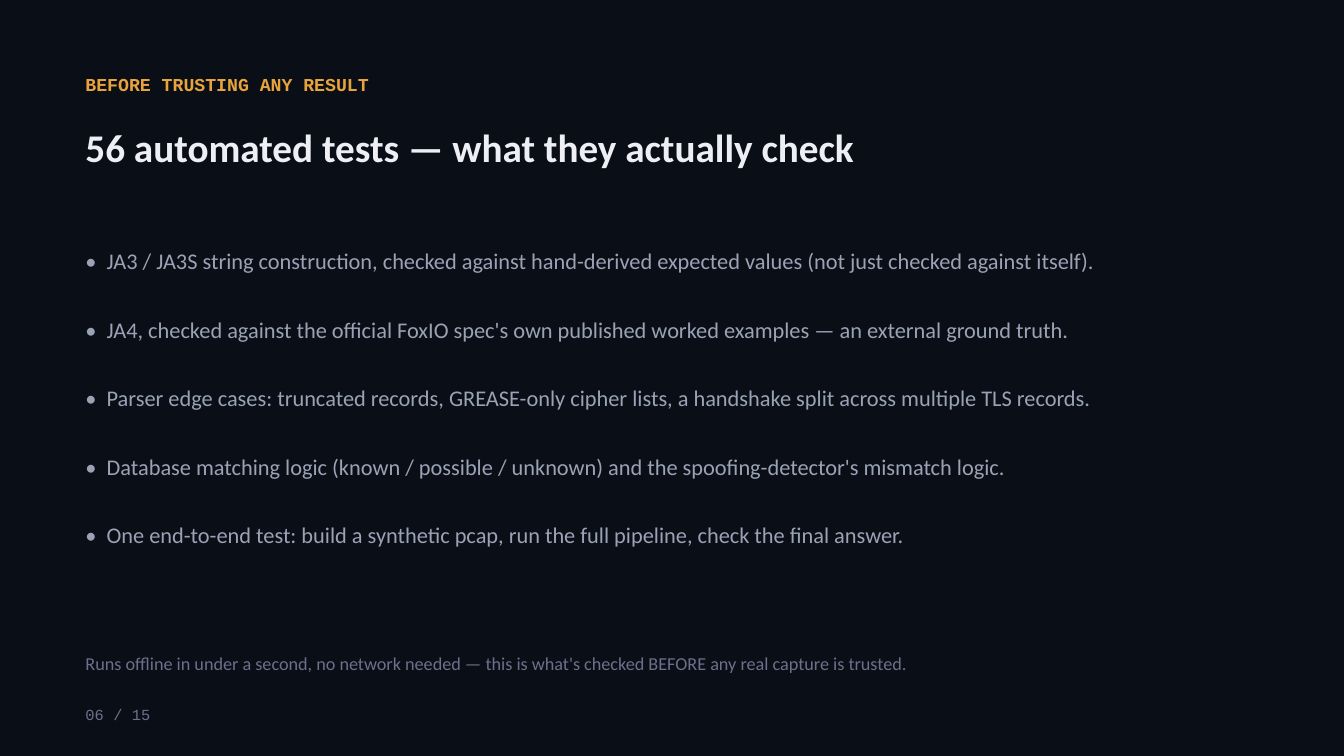
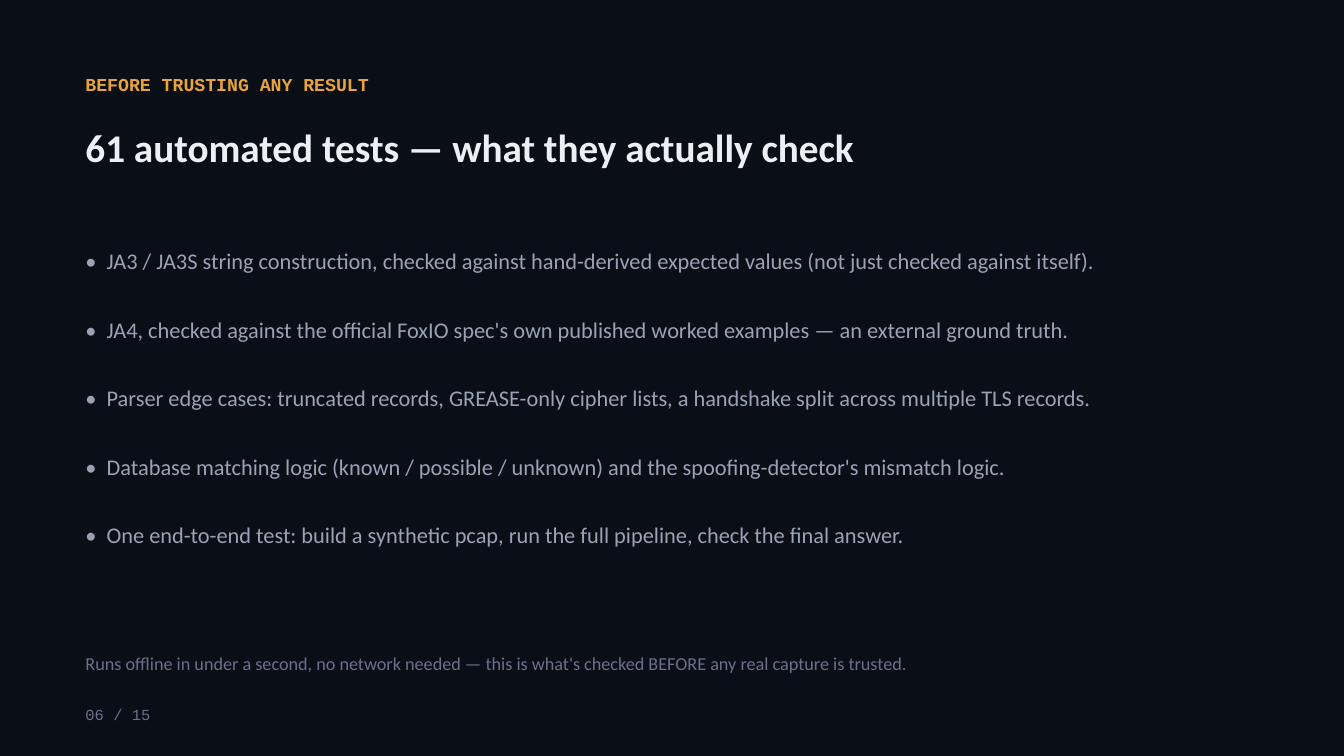
Before and after one commit to YashG1836/TLS_fingerprint_CN, a slide deck: slide 6 of TLS_Fingerprinting_Presentation.pptx. Drawn at 1344x756 pixels with LibreOffice and Linux fonts; fonts in the diff are those of the drawing. Boxes give left, top, right and bottom in pixels: in the first picture for what was removed or moved away, otherwise in the second. Text is boxed around its words. In the diff, an @@ line names an element or a change of style, - is before the commit and + after.

Commit message:
fix: correct stale test count in docs, deck and explanations
pytest collects 59 tests on main, but docs/IMPLEMENTATION.md,
experiments/build_presentation.py (slide 6 of the deck) and
Implementation/EXPLANATIONS.txt still said 56, left over from before
the previous branch raised the suite from 56 to 59 and only updated
README.md and PROJECT_REPORT.md. Same kind of drift as the stale JA3
hash fixed earlier, just in a different field.

Added tests/test_doc_test_count.py to catch this going forward: it
re-collects the suite via a pytest subprocess and checks every stated
count in README.md, docs/IMPLEMENTATION.md, docs/PROJECT_REPORT.md,
Implementation/EXPLANATIONS.txt and experiments/build_presentation.py
against it. That file's own two tests push the real count from 59 to
61, so every one of those five files is set to 61 here rather than 59
-- otherwise the new test would fail the moment it was added, from its
own presence changing the number it's checking.

Re-ran build_presentation.py so the .pptx picks up the corrected slide
6 title. Left Implementation/*.png and data/fingerprint_db.json alone.

```diff
--- a/TLS_Fingerprinting_Presentation.pptx
+++ b/TLS_Fingerprinting_Presentation.pptx
@@ text at bbox=[85, 134, 854, 168]: text changed @@
-56 automated tests — what they actually check
+61 automated tests — what they actually check
```
Also in this commit, not shown: 6 other files.
